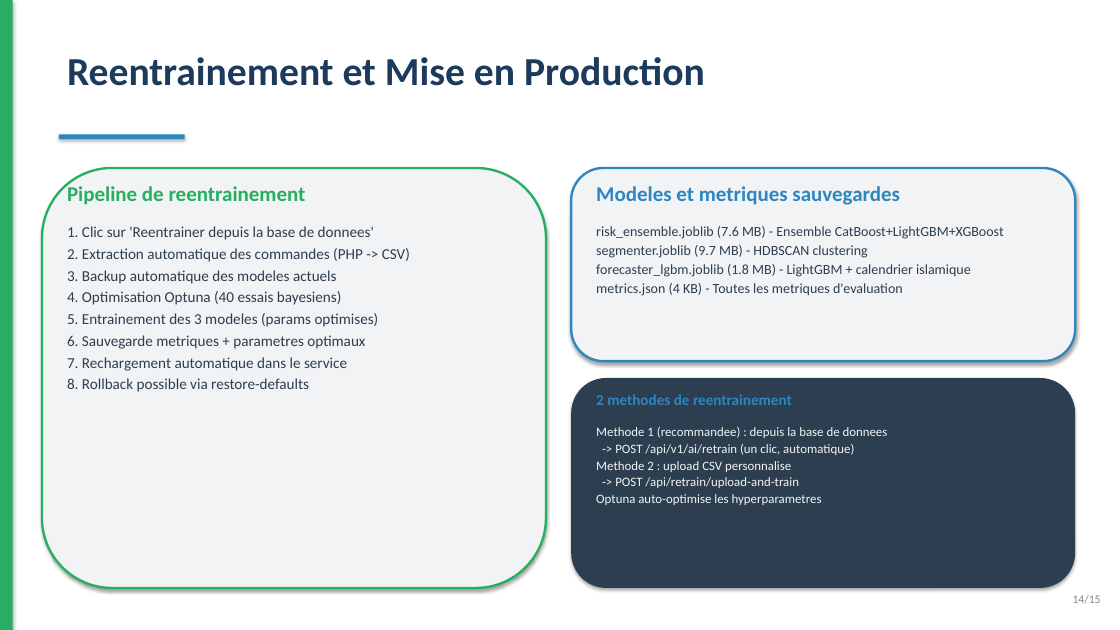
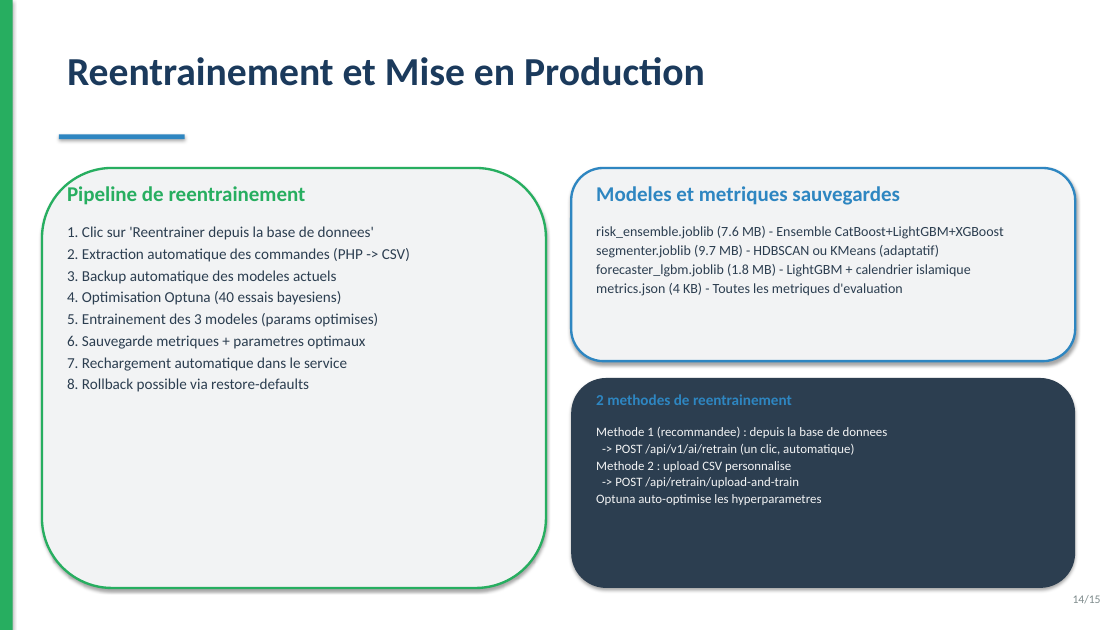
Before and after one commit to amine-dubs/COD-CRM, a slide deck: slide 14 of docs/presentation.pptx. Drawn at 1120x630 pixels with LibreOffice and Linux fonts; fonts in the diff are those of the drawing. Boxes give left, top, right and bottom in pixels: in the first picture for what was removed or moved away, otherwise in the second. Text is boxed around its words. In the diff, an @@ line names an element or a change of style, - is before the commit and + after.

```diff
--- a/docs/presentation.pptx
+++ b/docs/presentation.pptx
@@ text at <box>596,245,939,258</box>: text changed @@
-segmenter.joblib (9.7 MB) - HDBSCAN clustering
+segmenter.joblib (9.7 MB) - HDBSCAN ou KMeans (adaptatif)
```
Also in this commit, not shown: 3 other slides changed, 36 other files.
